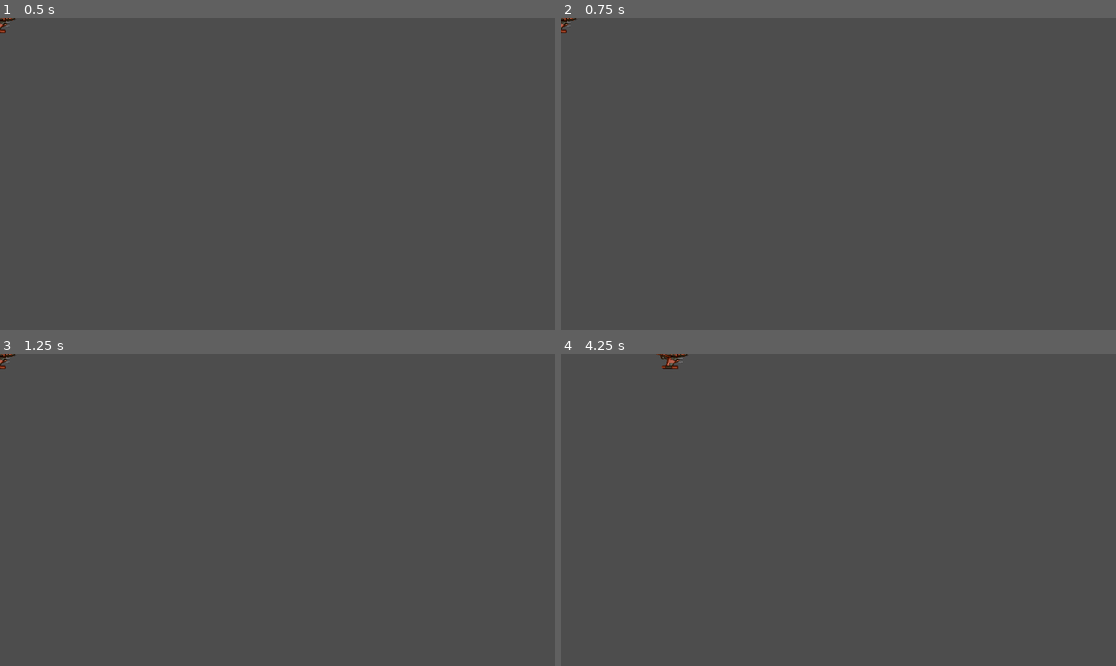
Above: before the commit, frames 1-4 (two rows, left to right).
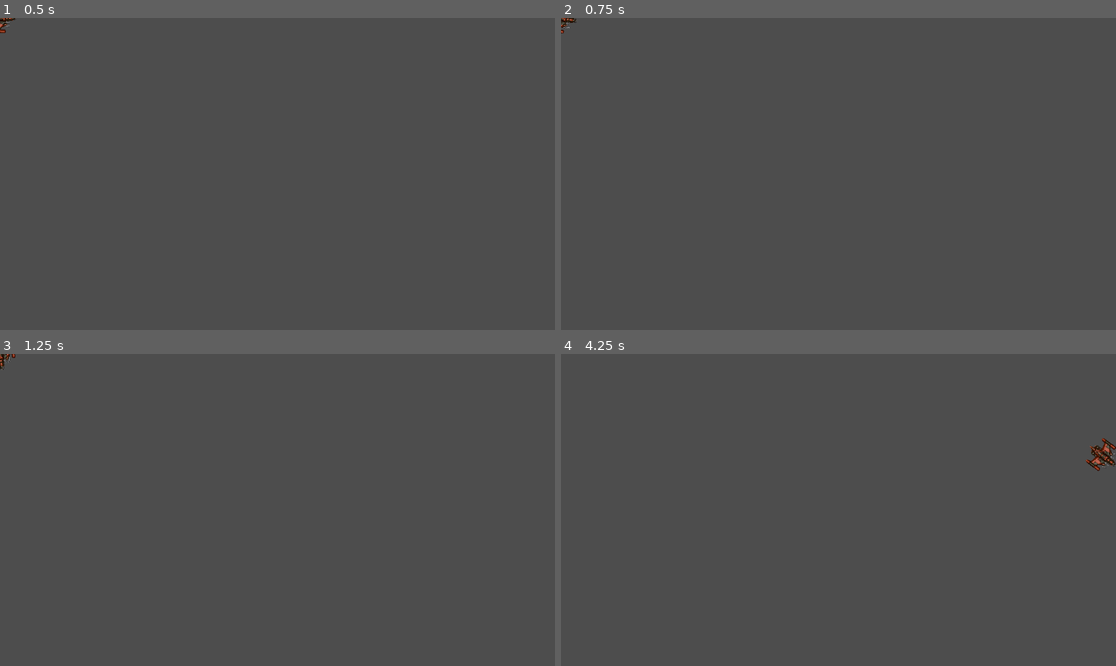
Above: after the commit, the same moments.

Repository: ulfben/space-rocks
Game: Godot game, scene res://player.tscn
Same seed, same stepped clock (60 frames per second), same inputs: the game is played once before the commit and once after it.
Inputs:
- Up to frame 1 (0.5 s): no input
- Up to frame 2 (0.75 s): tap Enter at 0.5 s; hold D (rotate_right) from 0.53 s (still down)
- Up to frame 3 (1.25 s): keep holding D (rotate_right)
- Up to frame 4 (4.25 s): release D (rotate_right) at 1.28 s; hold A (rotate_left) 1.28-2.03 s; hold D (rotate_right) 2.03-2.78 s; hold Up (thrust) 2.78-3.53 s; hold A (rotate_left) from 3.53 s (still down)

Frame 1 is identical in both runs. In frame 2, less than 0.1% of the frame differs, in the area x 0-3%, y 0-5%; in frame 3, less than 0.1%; in frame 4, 0.4%, in the area x 17-100%, y 0-38%.

Commit message:
Implement world wrapping

Diff:
--- a/player.gd
+++ b/player.gd
@@ -3,12 +3,11 @@
 @export var spin_power = 8000
 var thrust = Vector2.ZERO
 var rotation_dir = 0
-
+var screensize := Vector2.ZERO
 enum {INIT, ALIVE, INVULNERABLE, DEAD}
 var state = INIT
-
-
-
+var size := Vector2.ZERO
+var radius := 0.0
 func change_state(new_state):
 	match new_state:
 		INIT:
@@ -22,6 +21,12 @@
 	state = new_state
 
 func _ready() -> void:
+	screensize = get_viewport_rect().size
+	size = Vector2(
+		$Sprite2D.texture.get_width(),
+		$Sprite2D.texture.get_height()
+	) * $Sprite2D.scale
+	radius = size.x / 2.0
 	change_state(ALIVE)
 
 func _process(delta: float) -> void:
@@ -33,8 +38,15 @@
 		return
 	if Input.is_action_pressed("thrust"):
 		thrust = transform.x * engine_power
-		rotation_dir = Input.get_axis("rotate_left", "rotate_right")
+	rotation_dir = Input.get_axis("rotate_left", "rotate_right")
 
 func _physics_process(delta: float) -> void:
 	constant_force = thrust
 	constant_torque = rotation_dir * spin_power
+
+func _integrate_forces(physics_state):
+
+	var xform = physics_state.transform
+	xform.origin.x = wrapf(xform.origin.x, -radius, screensize.x+radius)
+	xform.origin.y = wrapf(xform.origin.y, -radius, screensize.y+radius)
+	physics_state.transform = xform
